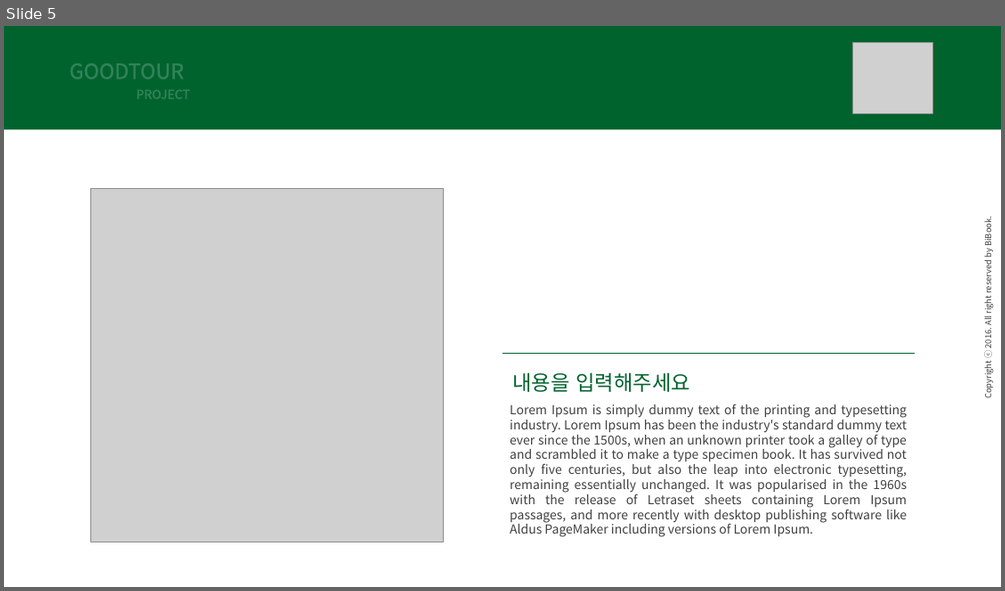
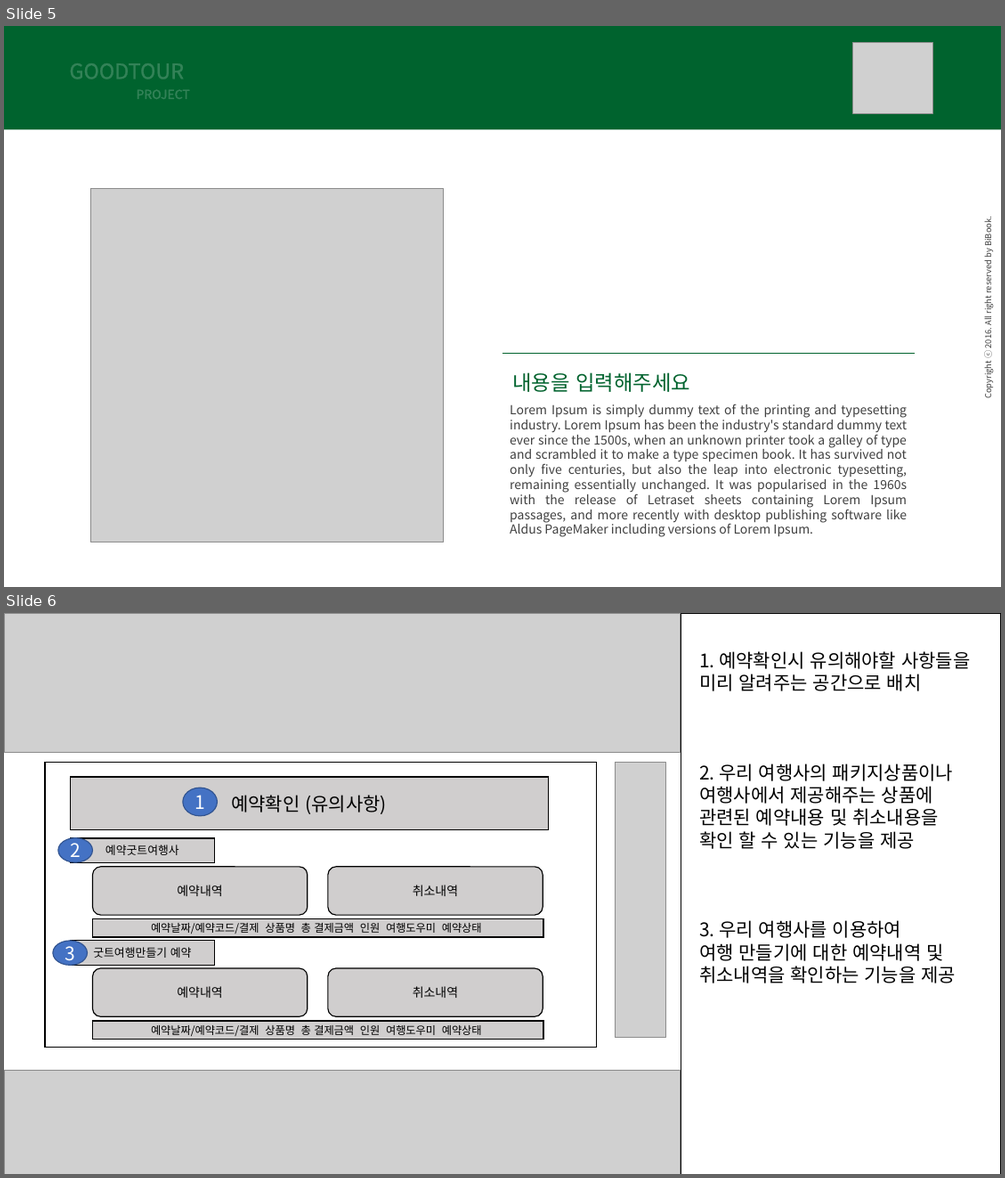
Before and after one commit to khj542423/jspProject, a slide deck: 굿프로젝트-레이아웃.pptx. Shown one above the other, each under a label of ours: slide 5 before the commit, slides 5 and 6 after it. The pictures are 1005x591 and 1005x1178 pixels, drawn with LibreOffice and Linux fonts; fonts in the diff are those of the drawing; grey boxes stand for pictures. Boxes give left, top, right and bottom in pixels: in the first picture for what was removed or moved away, otherwise in the second. Text is boxed around its words. In the diff, an @@ line names an element or a change of style, - is before the commit and + after.

```diff
--- a/굿프로젝트-레이아웃.pptx
+++ b/굿프로젝트-레이아웃.pptx
@@ slide 6 added at bbox=[4, 613, 1001, 1174], background #FFFFFF @@
@@ picture added at bbox=[4, 613, 680, 753] @@
@@ rectangle added at bbox=[680, 613, 1000, 1174], outline #000000 0.75 pt @@
@@ text added at bbox=[699, 651, 970, 983], 18 pt, text #000000 @@
+1. 예약확인시 유의해야할 사항들을
+미리 알려주는 공간으로 배치
+2. 우리 여행사의 패키지상품이나
+여행사에서 제공해주는 상품에
+관련된 예약내용 및 취소내용을
+확인 할 수 있는 기능을 제공
+3. 우리 여행사를 이용하여
+여행 만들기에 대한 예약내역 및
+취소내역을 확인하는 기능을 제공
@@ picture added at bbox=[615, 763, 666, 1038] @@
@@ ellipse added at bbox=[183, 788, 217, 817], fill #4472C4, outline #325491 1 pt, 18 pt, text #FFFFFF @@
+1
@@ ellipse added at bbox=[57, 838, 92, 863], fill #4472C4, outline #325491 1 pt, 18 pt, text #FFFFFF @@
+2
@@ ellipse added at bbox=[53, 941, 87, 965], fill #4472C4, outline #325491 1 pt, 18 pt, text #FFFFFF @@
+3
@@ group added at bbox=[45, 763, 597, 1047]: 6 rectangles, 4 rounded rectangles @@
+예약확인 (유의사항)
+예약내역
+취소내역
+예약굿트여행사
+예약날짜/예약코드/결제 상품명 총 결제금액 인원 여행도우미 예약상태
+예약내역
+취소내역
+굿트여행만들기 예약
+예약날짜/예약코드/결제 상품명 총 결제금액 인원 여행도우미 예약상태
@@ picture added at bbox=[4, 1070, 680, 1174] @@
```
Also in this commit, not shown: 4 other slides added, 7 slides removed.
